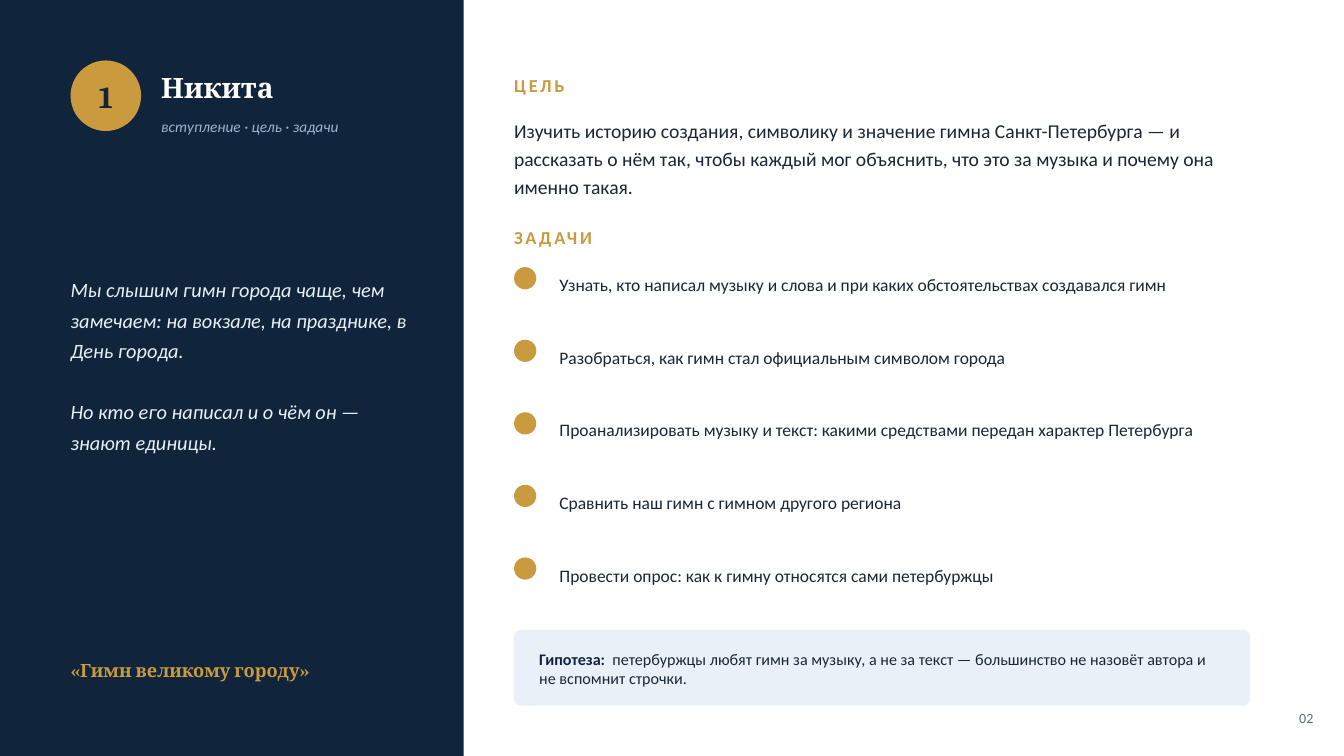
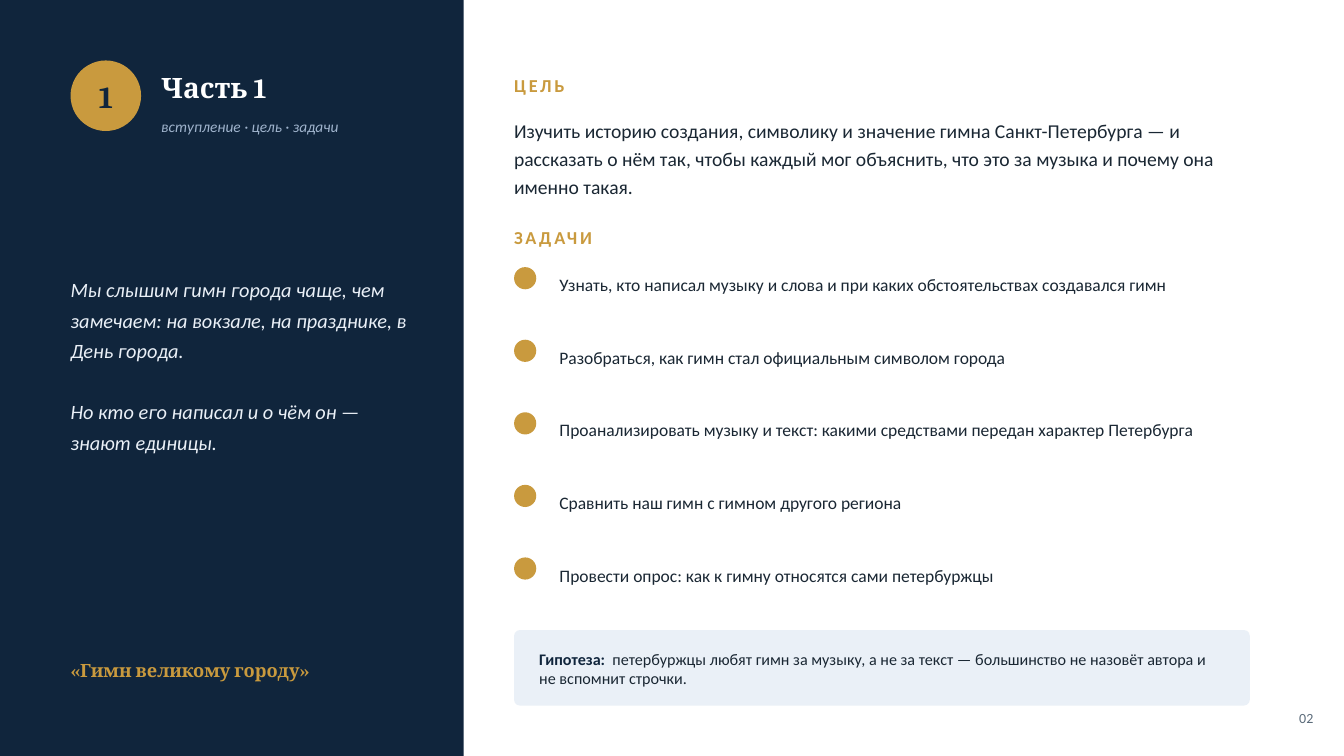
Before and after one commit to zxcozonofficial-dev/fluxtrap, a slide deck: slide 2 of Гимн_Санкт-Петербурга_презентация.pptx. Drawn at 1344x756 pixels with LibreOffice and Linux fonts; fonts in the diff are those of the drawing. Boxes give left, top, right and bottom in pixels: in the first picture for what was removed or moved away, otherwise in the second. Text is boxed around its words. In the diff, an @@ line names an element or a change of style, - is before the commit and + after.

```diff
--- a/Гимн_Санкт-Петербурга_презентация.pptx
+++ b/Гимн_Санкт-Петербурга_презентация.pptx
@@ text at <box>161,78,267,99</box>: text changed @@
-Никита
+Часть 1
```
Also in this commit, not shown: 4 other slides changed, 3 other files.
